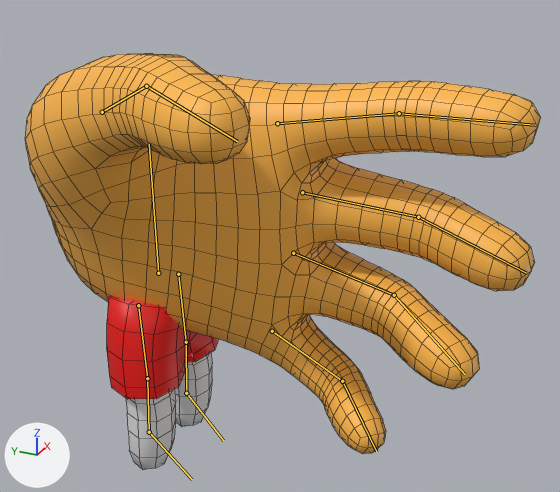
Two versions of the FBX model Assets/Models/Characters/Hand update.fbx, one commit apart.
Rendered twice from a camera (50 mm lens) standing at (-2.95, -2.01, 2.8) and looking at (-0.1, -0.72, 1.37). The axes (+X, +Y, +Z) are drawn at lower left. The lights are the same throughout. The bones that bend it are drawn over the model as lines. Mesh edges are drawn as thin lines.
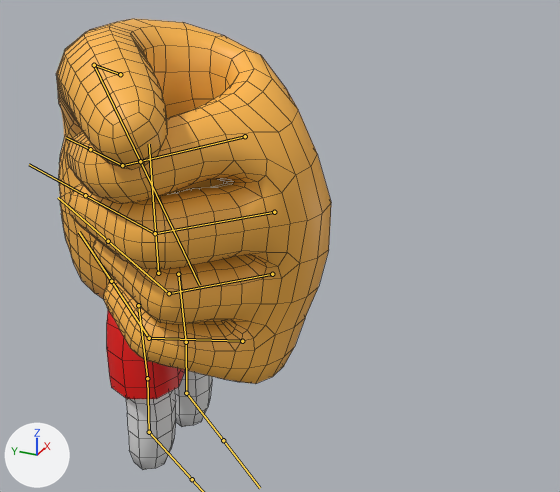
The newer file adds an action. The first version stands in its rest pose; the second is drawn at frame 1 of the action 'Armature|Armature|Armature|Rock'.

Location of each change, (x1, y1, x2, y2) in pixels of the pictures (560 x 492 px):
'Cube.001', posed (47% narrower, 8% taller)
    before: (25, 53, 541, 470)
    after: (56, 19, 331, 470)
bone 'mixamorig:Hips.001', root to tip
    before: (277, 123) to (399, 113)
    after: (245, 136) to (122, 165)
bone 'mixamorig:Hips.002', root to tip
    before: (399, 113) to (535, 125)
    after: (122, 165) to (90, 149)
bone 'mixamorig:Hips.003', root to tip
    before: (302, 192) to (418, 217)
    after: (274, 212) to (155, 233)
bone 'mixamorig:Hips.004', root to tip
    before: (418, 217) to (526, 273)
    after: (155, 233) to (85, 195)
bone 'mixamorig:Hips.005', root to tip
    before: (293, 253) to (394, 295)
    after: (272, 274) to (169, 293)
bone 'mixamorig:Hips.006', root to tip
    before: (394, 295) to (465, 374)
    after: (169, 293) to (108, 241)
bone 'mixamorig:Hips.007', root to tip
    before: (272, 331) to (342, 381)
    after: (242, 341) to (149, 338)
bone 'mixamorig:Hips.008', root to tip
    before: (342, 381) to (376, 451)
    after: (149, 338) to (111, 281)
bone 'mixamorig:Hips.009', root to tip
    before: (102, 112) to (146, 86)
    after: (120, 74) to (94, 65)
bone 'mixamorig:Hips.010', root to tip
    before: (146, 86) to (237, 141)
    after: (94, 65) to (140, 161)

Diff of the bpy script that builds the scene:
```diff
--- a/Assets/Models/Characters/Hand update.fbx.py
+++ b/Assets/Models/Characters/Hand update.fbx.py
@@ bone_mixamorig_hips_001 @@
 bone_mixamorig_hips_001 = bpy.data.objects['Armature'].pose.bones['mixamorig:Hips.001']  # child of 'mixamorig:Hips'
-bone_mixamorig_hips_001.location = (0.0, 0.0, 0.0)
-bone_mixamorig_hips_001.rotation_quaternion = (1.0, 0.0, 0.0, 0.0)  # degrees (0, 0, 0)
+bone_mixamorig_hips_001.location = (-22.9, -4.0, -0.8)
+bone_mixamorig_hips_001.rotation_quaternion = (0.493, -0.026, -0.021, 0.869)  # degrees (-4, 1, 121)
@@ bone_mixamorig_hips_002 @@
 bone_mixamorig_hips_002 = bpy.data.objects['Armature'].pose.bones['mixamorig:Hips.002']  # child of 'mixamorig:Hips.001'
-bone_mixamorig_hips_002.rotation_quaternion = (1.0, 0.0, 0.0, 0.0)  # degrees (0, 0, 0)
+bone_mixamorig_hips_002.rotation_quaternion = (0.712, 0.0, 0.0, 0.702)  # degrees (0, 0, 89)
@@ bone_mixamorig_hips_003 @@
 bone_mixamorig_hips_003 = bpy.data.objects['Armature'].pose.bones['mixamorig:Hips.003']  # child of 'mixamorig:Hips'
-bone_mixamorig_hips_003.location = (0.0, 0.0, 0.0)
-bone_mixamorig_hips_003.rotation_quaternion = (1.0, 0.0, 0.0, 0.0)  # degrees (0, 0, 0)
+bone_mixamorig_hips_003.location = (-26.2, -3.2, 0.1)
+bone_mixamorig_hips_003.rotation_quaternion = (0.425, 0.01, 0.008, 0.905)  # degrees (1, -1, 130)
@@ bone_mixamorig_hips_004 @@
 bone_mixamorig_hips_004 = bpy.data.objects['Armature'].pose.bones['mixamorig:Hips.004']  # child of 'mixamorig:Hips.003'
-bone_mixamorig_hips_004.rotation_quaternion = (1.0, 0.0, 0.0, 0.0)  # degrees (0, 0, 0)
+bone_mixamorig_hips_004.rotation_quaternion = (0.901, 0.0, 0.0, 0.434)  # degrees (0, 0, 51)
@@ bone_mixamorig_hips_005 @@
 bone_mixamorig_hips_005 = bpy.data.objects['Armature'].pose.bones['mixamorig:Hips.005']  # child of 'mixamorig:Hips'
-bone_mixamorig_hips_005.location = (0.0, 0.0, 0.0)
-bone_mixamorig_hips_005.rotation_quaternion = (1.0, 0.0, 0.0, 0.0)  # degrees (0, 0, 0)
+bone_mixamorig_hips_005.location = (-24.4, 1.5, 0.1)
+bone_mixamorig_hips_005.rotation_quaternion = (0.512, 0.01, -0.01, 0.859)  # degrees (0, -2, 118)
@@ bone_mixamorig_hips_006 @@
 bone_mixamorig_hips_006 = bpy.data.objects['Armature'].pose.bones['mixamorig:Hips.006']  # child of 'mixamorig:Hips.005'
-bone_mixamorig_hips_006.rotation_quaternion = (1.0, 0.0, 0.0, 0.0)  # degrees (0, 0, 0)
+bone_mixamorig_hips_006.rotation_quaternion = (0.899, 0.0, 0.0, 0.438)  # degrees (0, 0, 52)
@@ bone_mixamorig_hips_007 @@
 bone_mixamorig_hips_007 = bpy.data.objects['Armature'].pose.bones['mixamorig:Hips.007']  # child of 'mixamorig:Hips'
-bone_mixamorig_hips_007.location = (0.0, 0.0, 0.0)
-bone_mixamorig_hips_007.rotation_quaternion = (1.0, 0.0, 0.0, 0.0)  # degrees (0, 0, 0)
+bone_mixamorig_hips_007.location = (-24.0, -0.8, -4.4)
+bone_mixamorig_hips_007.rotation_quaternion = (0.416, 0.048, 0.017, 0.908)  # degrees (4, -4, 131)
@@ bone_mixamorig_hips_008 @@
 bone_mixamorig_hips_008 = bpy.data.objects['Armature'].pose.bones['mixamorig:Hips.008']  # child of 'mixamorig:Hips.007'
-bone_mixamorig_hips_008.rotation_quaternion = (1.0, 0.0, 0.0, 0.0)  # degrees (0, 0, 0)
+bone_mixamorig_hips_008.rotation_quaternion = (0.961, 0.0, 0.0, 0.277)  # degrees (0, 0, 32)
@@ bone_mixamorig_hips_009 @@
 bone_mixamorig_hips_009 = bpy.data.objects['Armature'].pose.bones['mixamorig:Hips.009']  # child of 'mixamorig:Hips'
-bone_mixamorig_hips_009.location = (0.0, 0.0, 0.0)
-bone_mixamorig_hips_009.rotation_quaternion = (1.0, 0.0, 0.0, 0.0)  # degrees (0, 0, 0)
+bone_mixamorig_hips_009.location = (20.5, -15.9, -13.4)
+bone_mixamorig_hips_009.rotation_quaternion = (0.964, -0.04, 0.086, 0.247)  # degrees (-2, 11, 29)
@@ bone_mixamorig_hips_010 @@
 bone_mixamorig_hips_010 = bpy.data.objects['Armature'].pose.bones['mixamorig:Hips.010']  # child of 'mixamorig:Hips.009'
-bone_mixamorig_hips_010.rotation_quaternion = (1.0, 0.0, 0.0, 0.0)  # degrees (0, 0, 0)
+bone_mixamorig_hips_010.rotation_quaternion = (0.99, 0.142, 0.0, 0.0)  # degrees (16, 0, 0)
```
